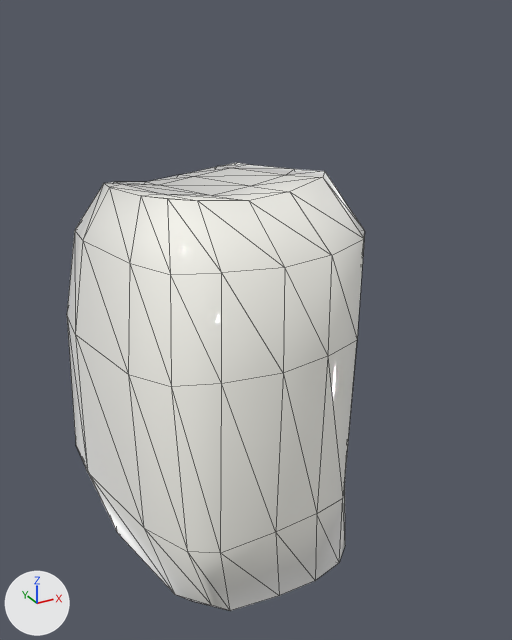
The glTF model resources/js/assets/15.glb, before and after one commit.
Rendered twice from a camera (50 mm lens) standing at (-0.2643, -0.1081, 0.4033) and looking at (-0.2019, 0.0053, 0.3466). Lighting does not change. The marker at lower left points along +X, +Y and +Z. The first picture is the older version. Mesh edges are drawn as thin lines.

In view in the first picture: 'Caine.Denture.014'.
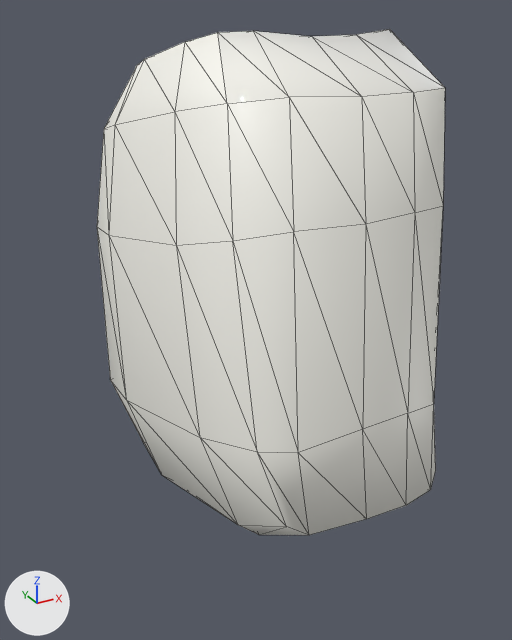
Location of each change, (x1, y1, x2, y2) in pixels of the pictures (512 x 640 px):
```json
{"object": "Caine.Denture.014", "change": "moved, turned", "before": [67, 163, 365, 611], "after": [97, 29, 445, 535]}
```

Edits to the scene script, one JSON object a line:
```json
{"op": "set", "path": "ob_caine_denture_014.location", "old": "(0.0027, -0.0009, 0.1931)", "new": "(0.007, -0.0294, 0.2208)"}
{"op": "set", "path": "ob_caine_denture_014.rotation_euler", "old": "(-0.202, 3.141, -0.000214)", "new": "(-0.108, -3.142, 0.0)", "note": "degrees (-12, 180, -0) -> degrees (-6.2, -180, 0)"}
```
